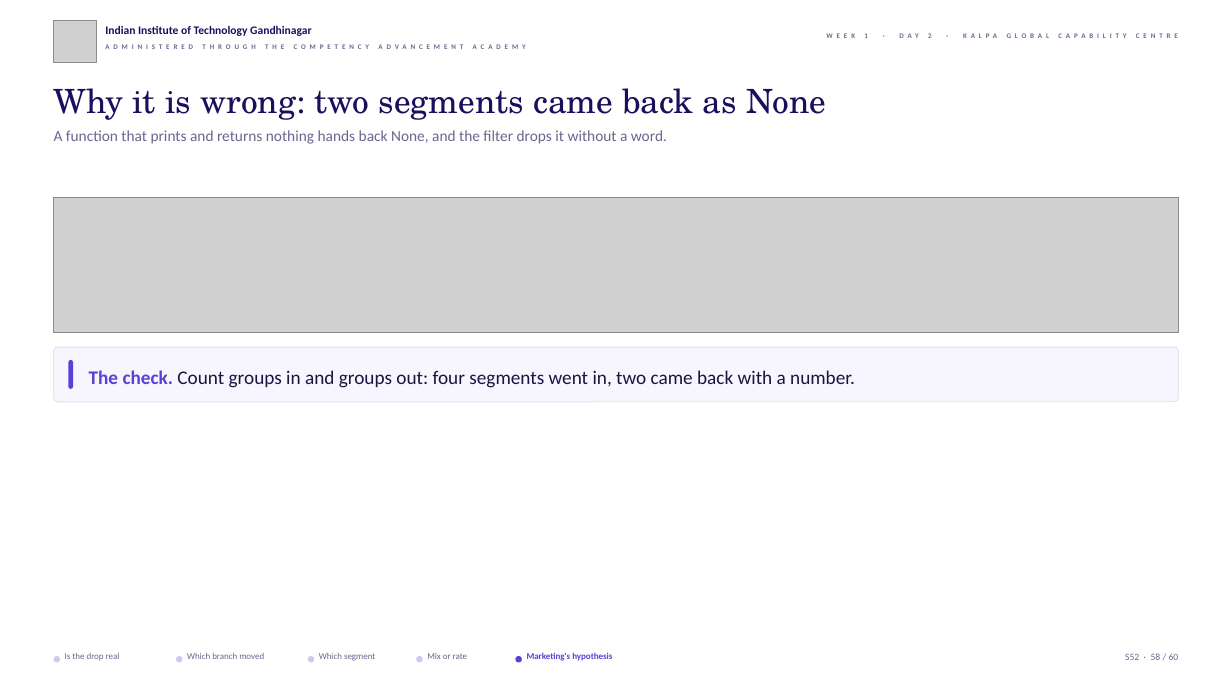
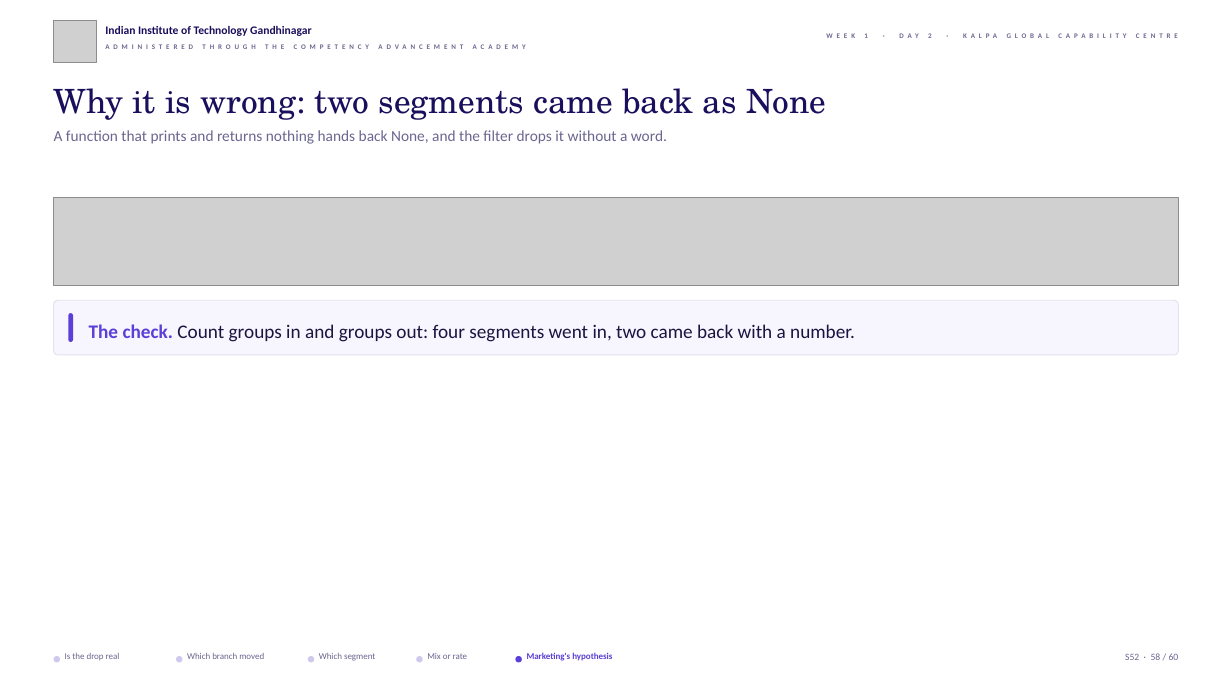
Before and after one commit to fde-academy-lab/c2-content-factory, a slide deck: slide 58 of content/W01/D2/slides/C2_W01_D02_half1_STUDENT.pptx. Drawn at 1232x693 pixels with LibreOffice and Linux fonts; fonts in the diff are those of the drawing; grey boxes stand for pictures; background and template pictures are left out. Boxes give left, top, right and bottom in pixels: in the first picture for what was removed or moved away, otherwise in the second. Text is boxed around its words. In the diff, an @@ line names an element or a change of style, - is before the commit and + after.

```diff
--- a/content/W01/D2/slides/C2_W01_D02_half1_STUDENT.pptx
+++ b/content/W01/D2/slides/C2_W01_D02_half1_STUDENT.pptx
@@ picture: place and size @@
-picture at box(54, 198, 1178, 333)
+picture at box(54, 198, 1178, 286)
@@ rounded rectangle: place and size @@
-rounded rectangle at box(54, 348, 1178, 402)
+rounded rectangle at box(54, 300, 1178, 355)
@@ rounded rectangle: place and size @@
-rounded rectangle at box(68, 360, 73, 389)
+rounded rectangle at box(68, 313, 73, 342)
@@ text "The check. Count groups in ...": place and size @@
-text "The check. Count groups in ..." at box(89, 370, 855, 388)
+text "The check. Count groups in ..." at box(89, 324, 855, 342)
```
Also in this commit, not shown: 31 other slides changed, 13 other files.
